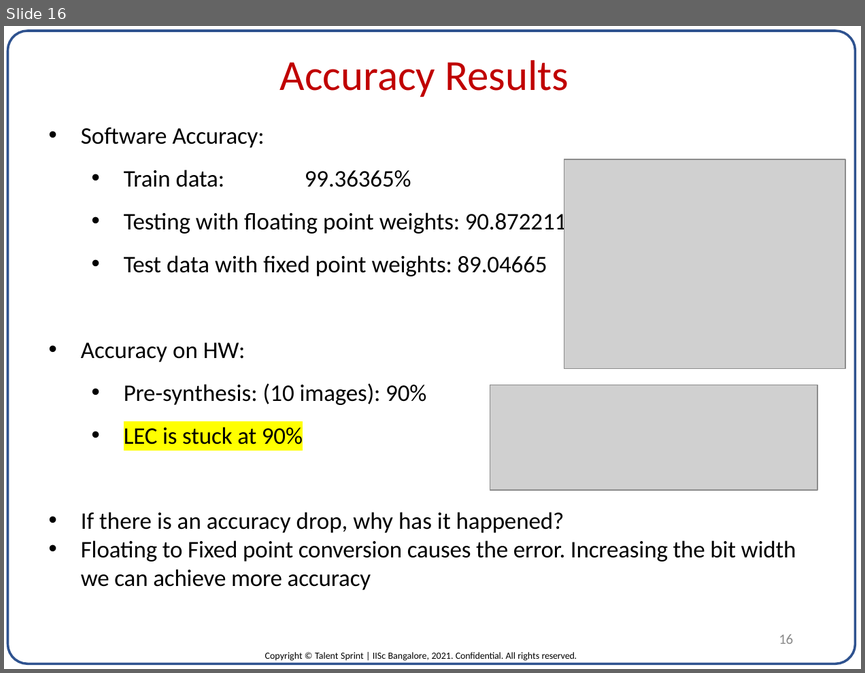
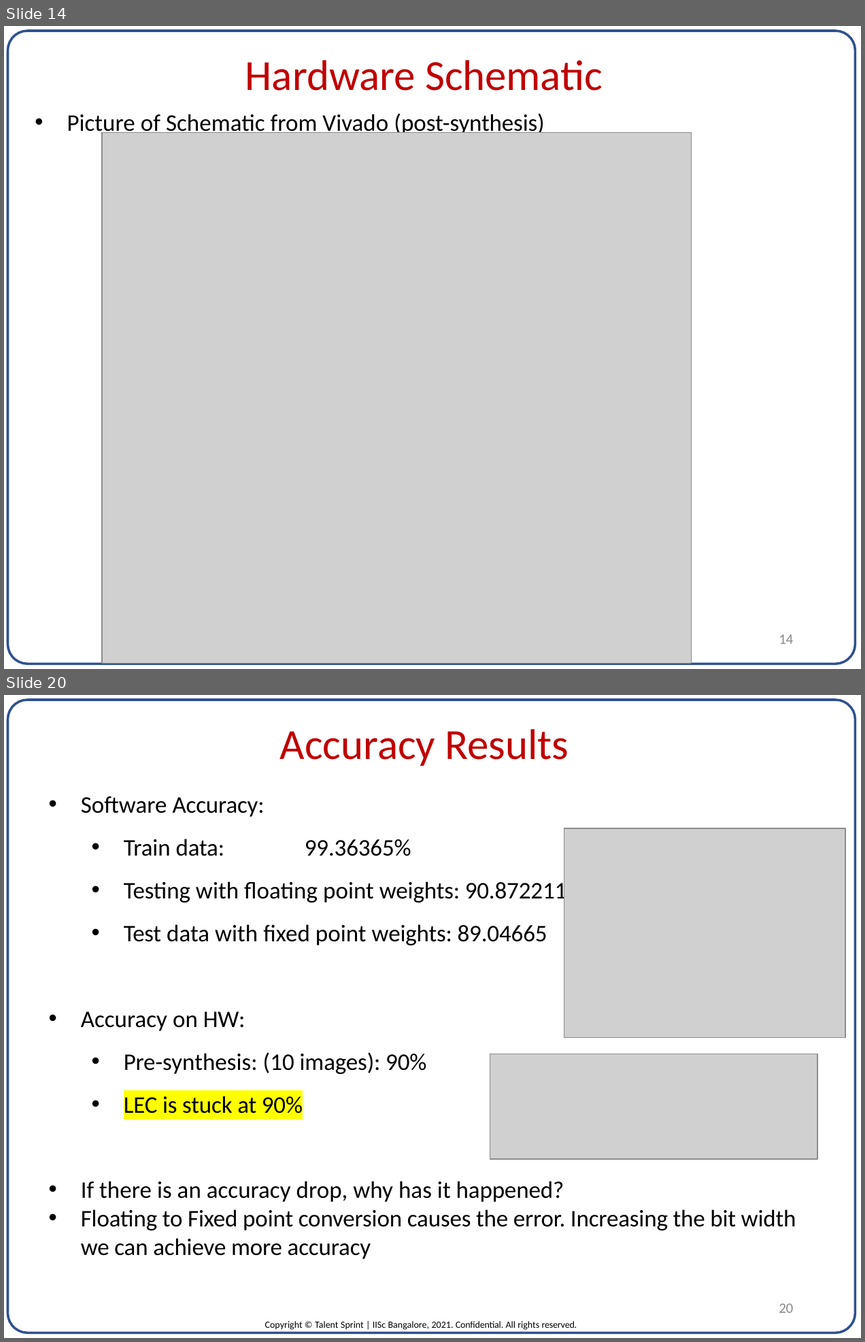
Before and after one commit to pvrajeshkumar/IISC_DVLSI_ML_Project, a slide deck: Project_Report/ASIC for Neural Network inference_P_V_Rajesh_Kumar.pptx. Shown one above the other, each under a label of ours: slide 16 before the commit, slides 14 and 20 after it; the slides between them are not shown. The pictures are 865x673 and 865x1342 pixels, drawn with LibreOffice and Linux fonts; fonts in the diff are those of the drawing; grey boxes stand for pictures. Boxes give left, top, right and bottom in pixels: in the first picture for what was removed or moved away, otherwise in the second. Text is boxed around its words. In the diff, an @@ line names an element or a change of style, - is before the commit and + after.

```diff
--- a/Project_Report/ASIC for Neural Network inference_P_V_Rajesh_Kumar.pptx
+++ b/Project_Report/ASIC for Neural Network inference_P_V_Rajesh_Kumar.pptx
@@ slide 14 added at <box>4,26,861,669</box>, background #FFFFFF; not listed: 1 template element that a slide beside it also shows @@
@@ title added at <box>245,60,602,91</box>, 36 pt, text #C00000 @@
+Hardware Schematic
@@ text added at <box>67,113,544,138</box>, 20 pt, text #000000 @@
+• Picture of Schematic from Vivado (post-synthesis)
@@ picture added at <box>102,132,691,662</box> @@
@@ page number added at <box>779,634,793,643</box>, 12 pt, text #8A8A8A @@
+14
@@ what was slide 16 is now slide 20 @@
@@ page number at <box>779,1303,793,1312</box>: text changed @@
-16
+20
```
Also in this commit, not shown: 7 slides changed, 3 other slides added.
